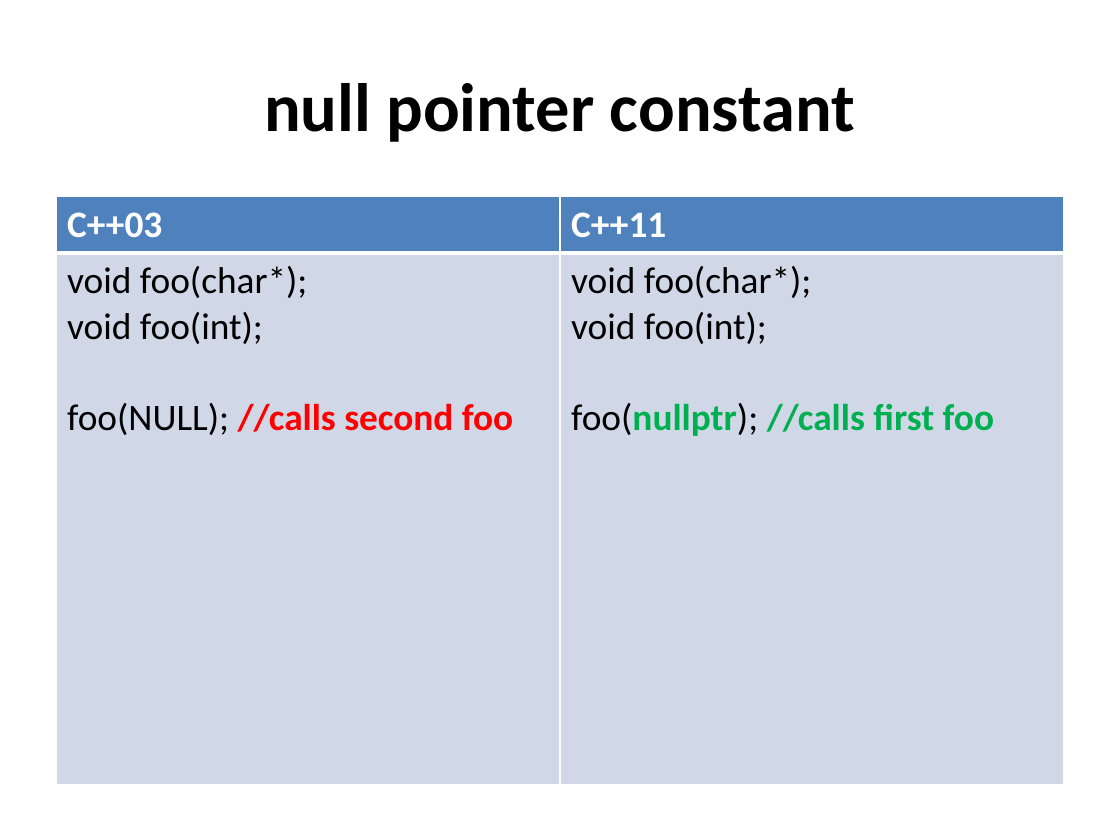
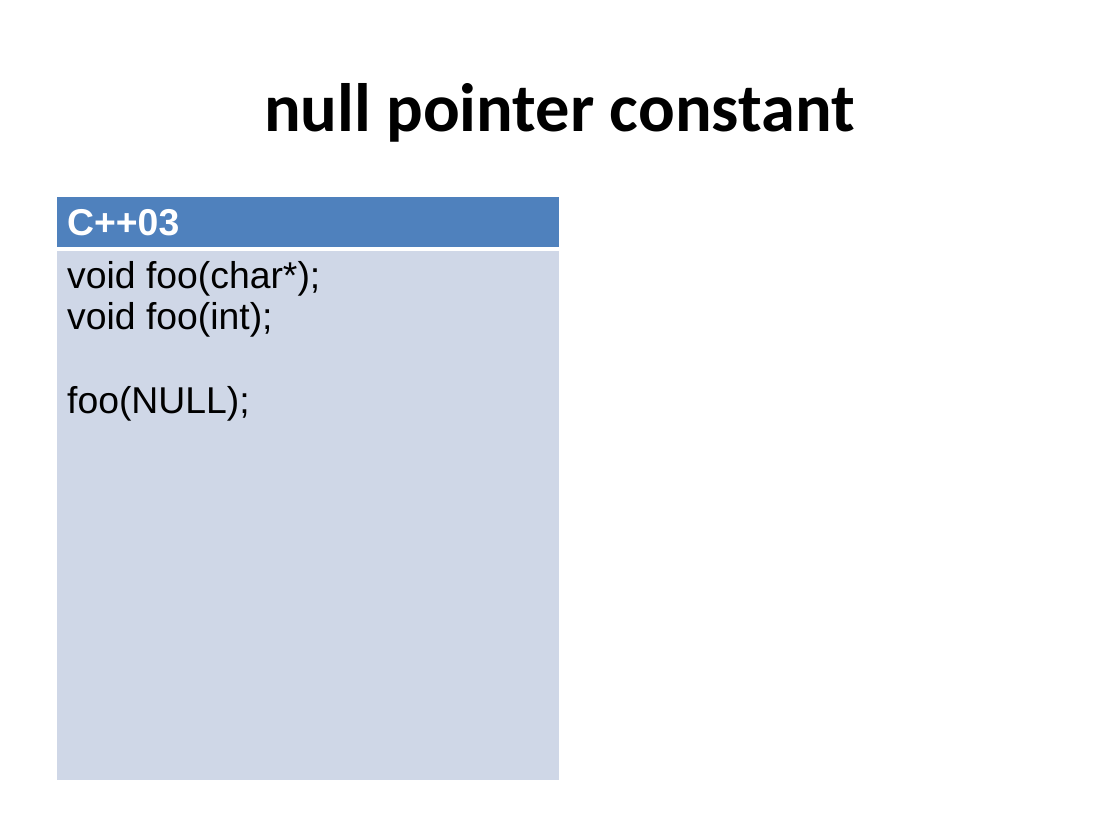
Before and after one commit to xtofl/cpp11training, a slide deck: slide 5 of slides/1.coreextensions-c11-121213071023-phpapp02-reordered.pptx. Drawn at 1120x840 pixels with LibreOffice and Linux fonts; fonts in the diff are those of the drawing. Boxes give left, top, right and bottom in pixels: in the first picture for what was removed or moved away, otherwise in the second. Text is boxed around its words. In the diff, an @@ line names an element or a change of style, - is before the commit and + after.

```diff
--- a/slides/1.coreextensions-c11-121213071023-phpapp02-reordered.pptx
+++ b/slides/1.coreextensions-c11-121213071023-phpapp02-reordered.pptx
@@ table at bbox=[56, 196, 560, 563] @@
-column 1: C++03 | void foo(char*); / void foo(int); / foo(NULL); //calls second foo
-column 2: C++11 | void foo(char*); / void foo(int); / foo(nullptr); //calls first foo
+column 1: C++03 | void foo(char*); / void foo(int); / foo(NULL);
@@ table: place and size @@
-table at bbox=[56, 196, 1064, 784]
+table at bbox=[56, 196, 560, 563]
```
Also in this commit, not shown: 46 other slides changed, 5 slides added, 5 slides removed, 1 other file.
